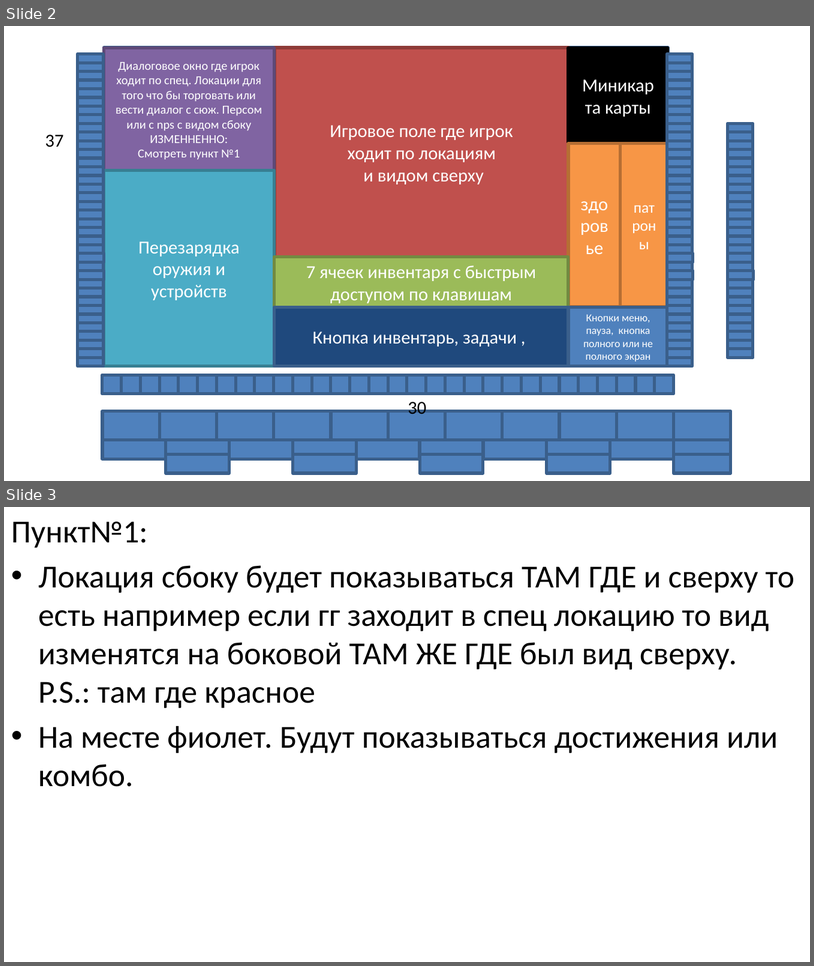
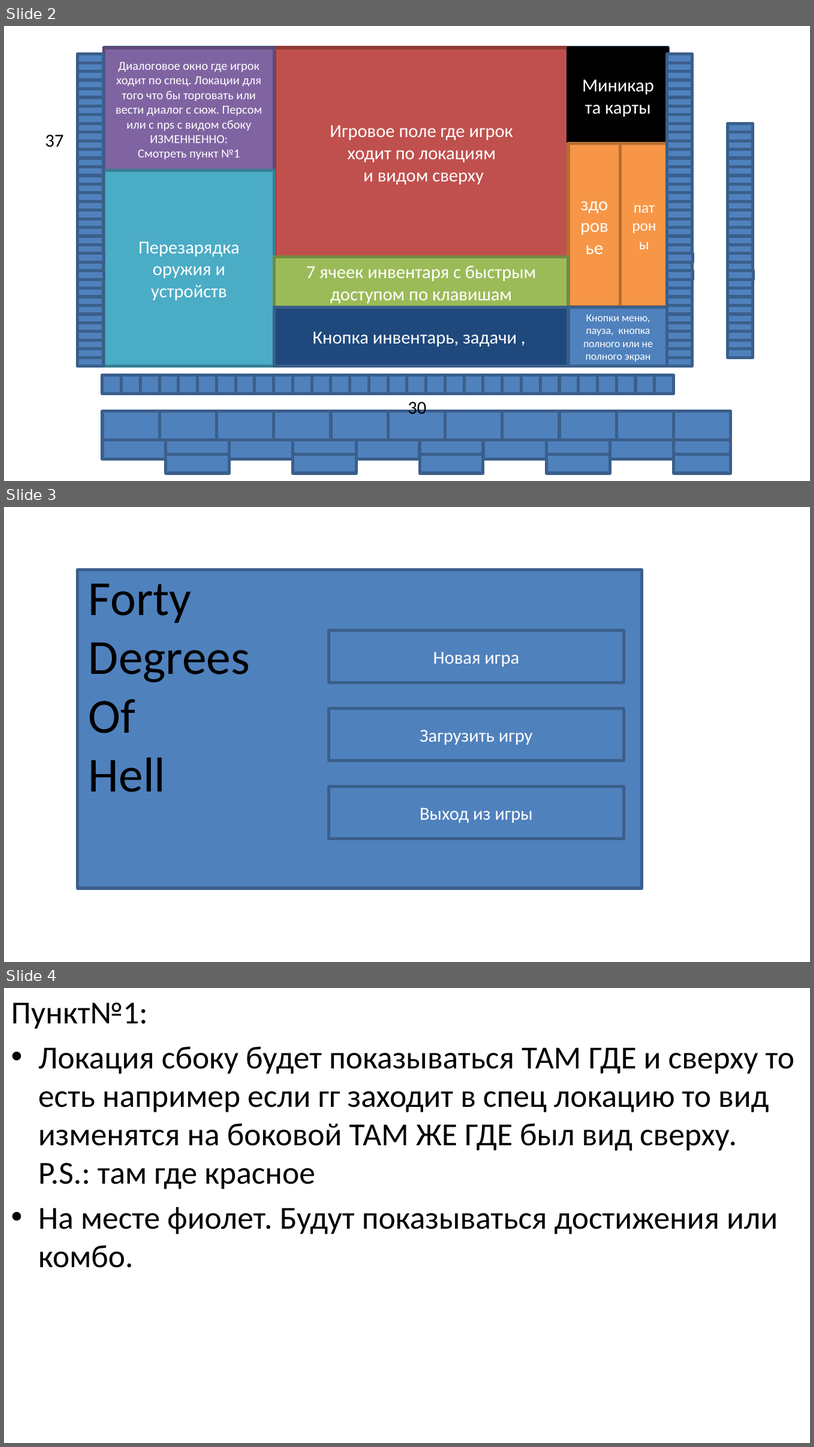
Before and after one commit to kto-ti-felis-cactus/pygame-project-, a slide deck: внешний вид.pptx. Shown one above the other, each under a label of ours: slides 2 and 3 before the commit, slides 2, 3 and 4 after it. The pictures are 814x966 and 814x1447 pixels, drawn with LibreOffice and Linux fonts; fonts in the diff are those of the drawing. Boxes give left, top, right and bottom in pixels: in the first picture for what was removed or moved away, otherwise in the second. Text is boxed around its words. In the diff, an @@ line names an element or a change of style, - is before the commit and + after.

```diff
--- a/внешний вид.pptx
+++ b/внешний вид.pptx
@@ slide 3 added at (x1=4, y1=507, x2=810, y2=962), background #FFFFFF @@
@@ rectangle added at (x1=78, y1=570, x2=643, y2=888), fill #4F81BD, outline #3A5F8C 2 pt @@
@@ text added at (x1=89, y1=583, x2=250, y2=792), 32 pt, text #000000 @@
+Forty
+Degrees
+Of
+Hell
@@ rectangle added at (x1=329, y1=631, x2=624, y2=682), fill #4F81BD, outline #3A5F8C 2 pt, 12 pt, text #FFFFFF @@
+Новая игра
@@ rectangle added at (x1=329, y1=709, x2=624, y2=760), fill #4F81BD, outline #3A5F8C 2 pt, 12 pt, text #FFFFFF @@
+Загрузить игру
@@ rectangle added at (x1=329, y1=787, x2=624, y2=839), fill #4F81BD, outline #3A5F8C 2 pt, 12 pt, text #FFFFFF @@
+Выход из игры
@@ what was slide 3 is now slide 4 @@
```
Also in this commit, not shown: 5 other files.
